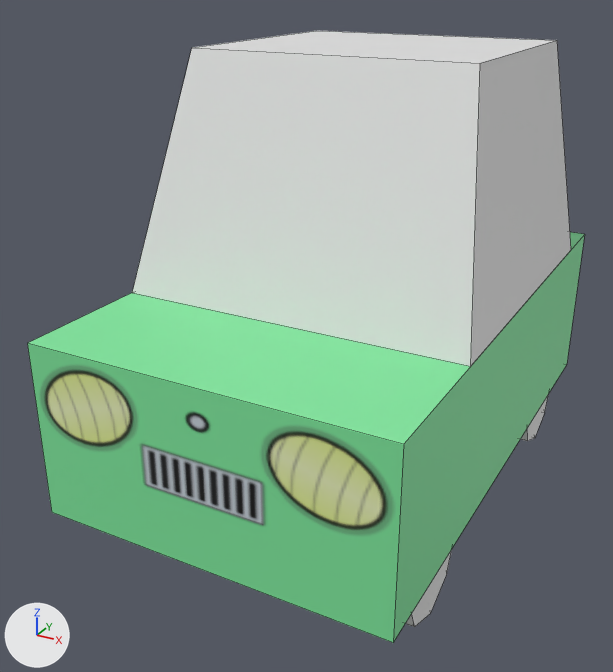
A saved change to the Blender file Quarto_Semestre/Computacao_Grafica/aula_09_animacao/small_car_model.blend.
Camera for both pictures: a 50 mm lens placed at (5.12, -10.72, 7.53), pointed at (-0.44, -0.61, 2.48). The lights are fixed; the arrows at lower left show +X, +Y and +Z. The picture after the commit comes second. Mesh edges are drawn as thin lines.

The older version as bpy lines, for what is in view:
```python
me_car_base = bpy.data.meshes.new('car_base')
me_car_base.from_pydata(...)  # 8 vertices, 6 faces; spans x -1.0..1.0, y -1.0..1.0, z -1.0..1.0
# faces by material slot: [5, 1]
me_car_base.materials.append(mat_carro)  # green #7fe69d
me_car_base.materials.append(mat_frente_carro)  # picture img_frente_carro_png
me_car_top = bpy.data.meshes.new('car_top')
me_car_top.from_pydata([(-1.0, -1.21, -1.0), (-0.8, -0.79, 2.25), (-1.0, 0.79, -1.0), (-0.8, 0.62, 2.25), (1.0, -1.21, -1.0), (0.8, -0.79, 2.25), (1.0, 0.79, -1.0), (0.8, 0.62, 2.25)], [], [(0, 1, 3, 2), (2, 3, 7, 6), (6, 7, 5, 4), (4, 5, 1, 0), (2, 6, 4, 0), (7, 3, 1, 5)])
me_wheels = bpy.data.meshes.new('wheels')
me_wheels.from_pydata(...)  # an 8-sided cylinder along z spanning x -1.0..1.0, y -1.0..1.0, z -1.0..1.0
ob_car_base = bpy.data.objects.new('car_base', me_car_base)
ob_car_base.location = (0.0, 0.0, 2.0)
ob_car_base.scale = (2.5, 4.0, 1.25)
ob_car_top = bpy.data.objects.new('car_top', me_car_top)
ob_car_top.location = (0.0, 1.01, 4.25)
ob_car_top.scale = (2.5, 2.5, 1.0)
ob_wheels_1 = bpy.data.objects.new('wheels_1', me_wheels)
ob_wheels_1.location = (2.2, -2.5, 0.73)
ob_wheels_1.rotation_euler = (0.0, 1.571, 0.0)  # degrees (0, 90, 0)
ob_wheels_1.scale = (0.79, 0.79, 0.197)
_m = ob_wheels_1.modifiers.new('Decimate', 'DECIMATE')
```
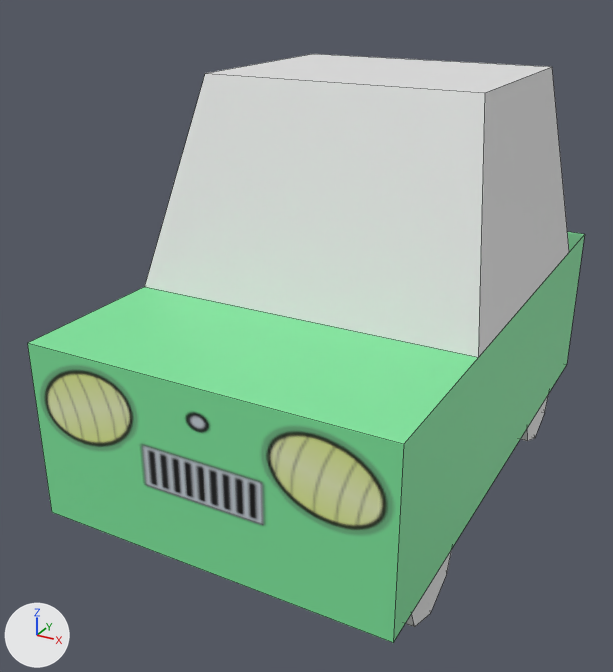
The change, as a list of edits to the scene's bpy script:
```text
Change me_car_top:
    used by ob_car_top; location = (0.0, 1.01, 4.25); scale = (2.5, 2.5, 1.0)
    remove me_car_top.from_pydata(...)  # 8 vertices, 6 faces; spans x -1.0..1.0, y -1.21..0.79, z -1.0..2.25
    add me_car_top.from_pydata(...)  # 8 vertices, 6 faces; spans x -1.0..1.0, y -1.1..0.74, z -1.0..1.89
    me_car_top part 1
    me_car_top.vertices[0].co: (-1.0, -1.21, -1.0) -> (-1.0, -1.1, -1.0)  # pixel (132, 292) -> pixel (144, 286)
    me_car_top.vertices[1].co: (-0.8, -0.79, 2.25) -> (-0.8, -0.68, 1.89)  # pixel (191, 47) -> pixel (205, 73)
    me_car_top.vertices[2].co: (-1.0, 0.79, -1.0) -> (-1.0, 0.74, -1.0)
    me_car_top.vertices[3].co: (-0.8, 0.62, 2.25) -> (-0.8, 0.57, 1.89)  # pixel (316, 30) -> pixel (312, 53)
    me_car_top.vertices[4].co: (1.0, -1.21, -1.0) -> (1.0, -1.1, -1.0)  # pixel (470, 366) -> pixel (478, 357)
    me_car_top.vertices[5].co: (0.8, -0.79, 2.25) -> (0.8, -0.68, 1.89)  # pixel (480, 63) -> pixel (485, 92)
    me_car_top.vertices[6].co: (1.0, 0.79, -1.0) -> (1.0, 0.74, -1.0)  # pixel (571, 249) -> pixel (569, 252)
    me_car_top.vertices[7].co: (0.8, 0.62, 2.25) -> (0.8, 0.57, 1.89)  # pixel (557, 40) -> pixel (552, 66)
```

What differs and where, as boxes (x1, y1, x2, y2) in the pictures (613 x 672 px):
'car_top', reshaped (10% shorter)
    before: (132, 31, 571, 366)
    after: (145, 54, 569, 357)
